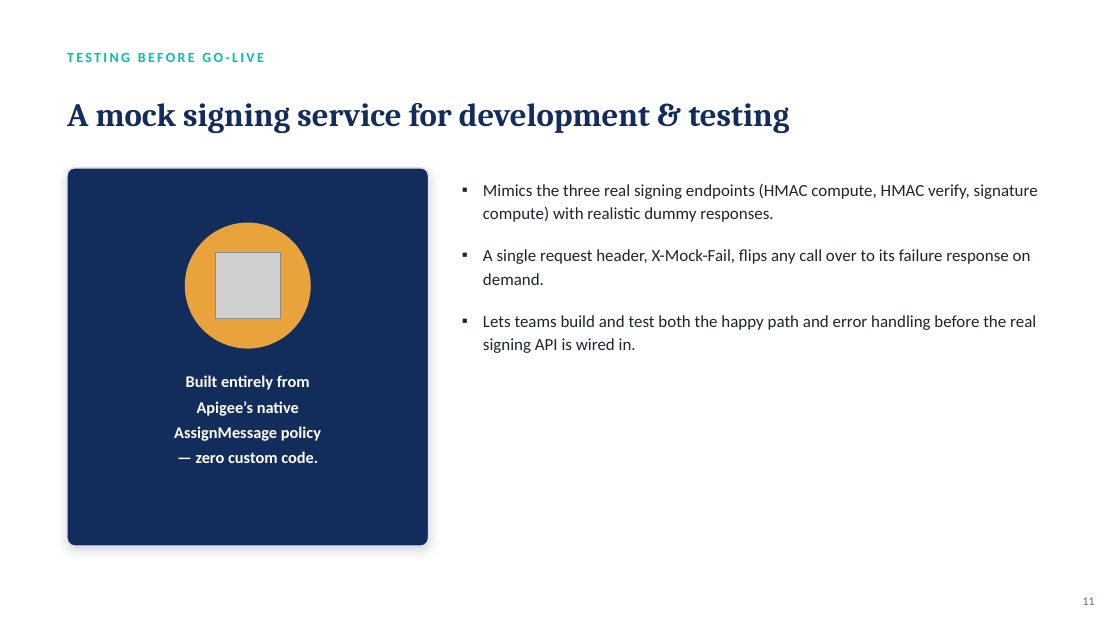
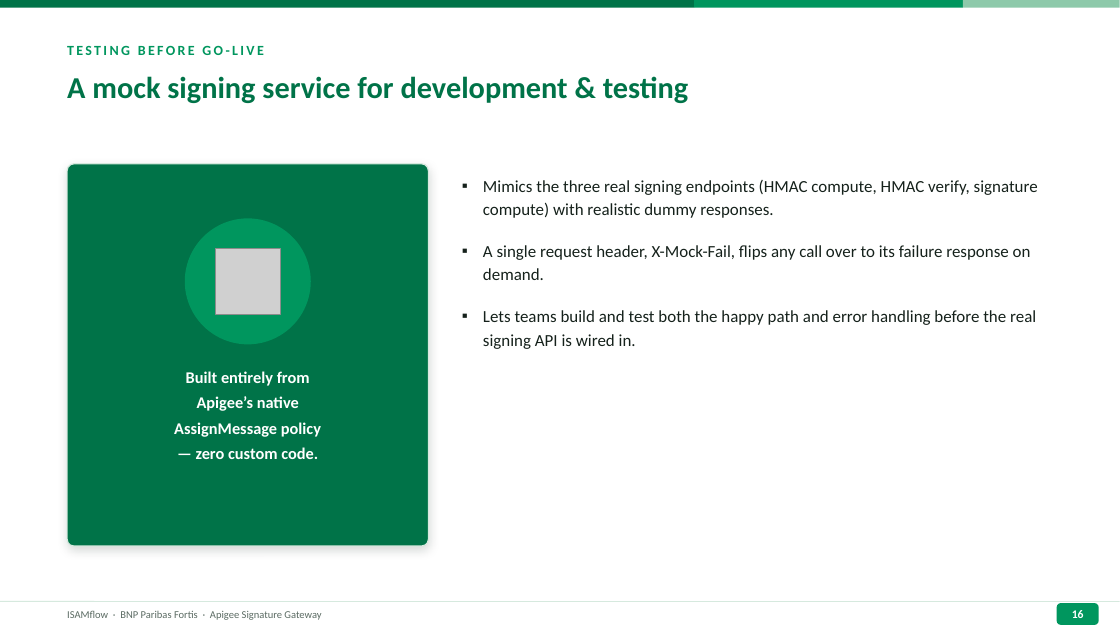
Before and after one commit to Barondev007/ISAMflow, a slide deck: slide 16 of Signature-Flow-Overview.pptx (slide 11 before the commit). Drawn at 1120x630 pixels with LibreOffice and Linux fonts; fonts in the diff are those of the drawing; grey boxes stand for pictures. Boxes give left, top, right and bottom in pixels: in the first picture for what was removed or moved away, otherwise in the second. Text is boxed around its words. In the diff, an @@ line names an element or a change of style, - is before the commit and + after.

```diff
--- a/Signature-Flow-Overview.pptx
+++ b/Signature-Flow-Overview.pptx
@@ rectangle added at [0, 0, 694, 8], fill #007348 @@
@@ rectangle added at [694, 0, 963, 8], fill #00965E @@
@@ rectangle added at [963, 0, 1120, 8], fill #8DC9AA @@
@@ text "TESTING BEFORE GO-LIVE" at [67, 45, 263, 55]: text colour #00C2A8 to #00965E @@
@@ text "A mock signing service for ...": place and size @@
-text "A mock signing service for ..." at [67, 103, 790, 133]
+text "A mock signing service for ..." at [67, 76, 689, 103]
@@ text "A mock signing service for ..." at [67, 76, 689, 103]: size 28 to 26 pt, font Cambria to Calibri, text colour #122C5C to #007348; vertical alignment middle to top @@
@@ rounded rectangle: place and size @@
-rounded rectangle at [67, 168, 429, 546]
+rounded rectangle at [67, 164, 429, 546]
@@ rounded rectangle at [67, 164, 429, 546]: fill #122C5C to #007348; outline #DCE3EC 1 pt to #D6E9DE 1 pt; shadow changed; proportions changed @@
@@ text "Mimics the three real signing ..." at [483, 180, 1038, 349]: text colour #1B2431 to #15211B @@
@@ 2 texts, 1 picture, 1 ellipse: place and size @@
-2 texts, 1 picture, 1 ellipse at [67, 52, 321, 463]
+2 texts, 1 picture, 1 ellipse at [67, 45, 321, 459]
@@ ellipse at [185, 218, 311, 344]: fill #E8A33D to #00965E @@
@@ text removed at [1083, 597, 1095, 605] @@
-11
@@ line added from (0, 602) to (1120, 602), #D6E9DE 0.75 pt @@
@@ text added at [67, 611, 321, 620], 9 pt, text #5B6B63 @@
+ISAMflow · BNP Paribas Fortis · Apigee Signature Gateway
@@ rounded rectangle added at [1057, 603, 1099, 625], fill #00965E @@
@@ text added at [1072, 610, 1084, 618], 10 pt, text #FFFFFF, bold @@
+16
```
Also in this commit, not shown: 12 other slides changed, 5 slides added.
